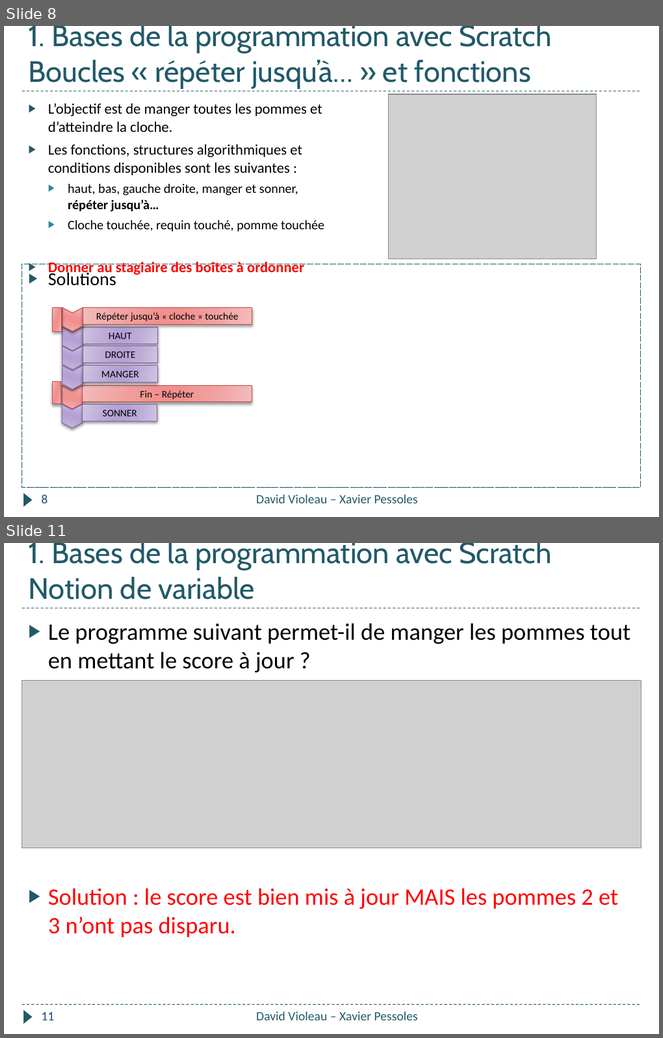
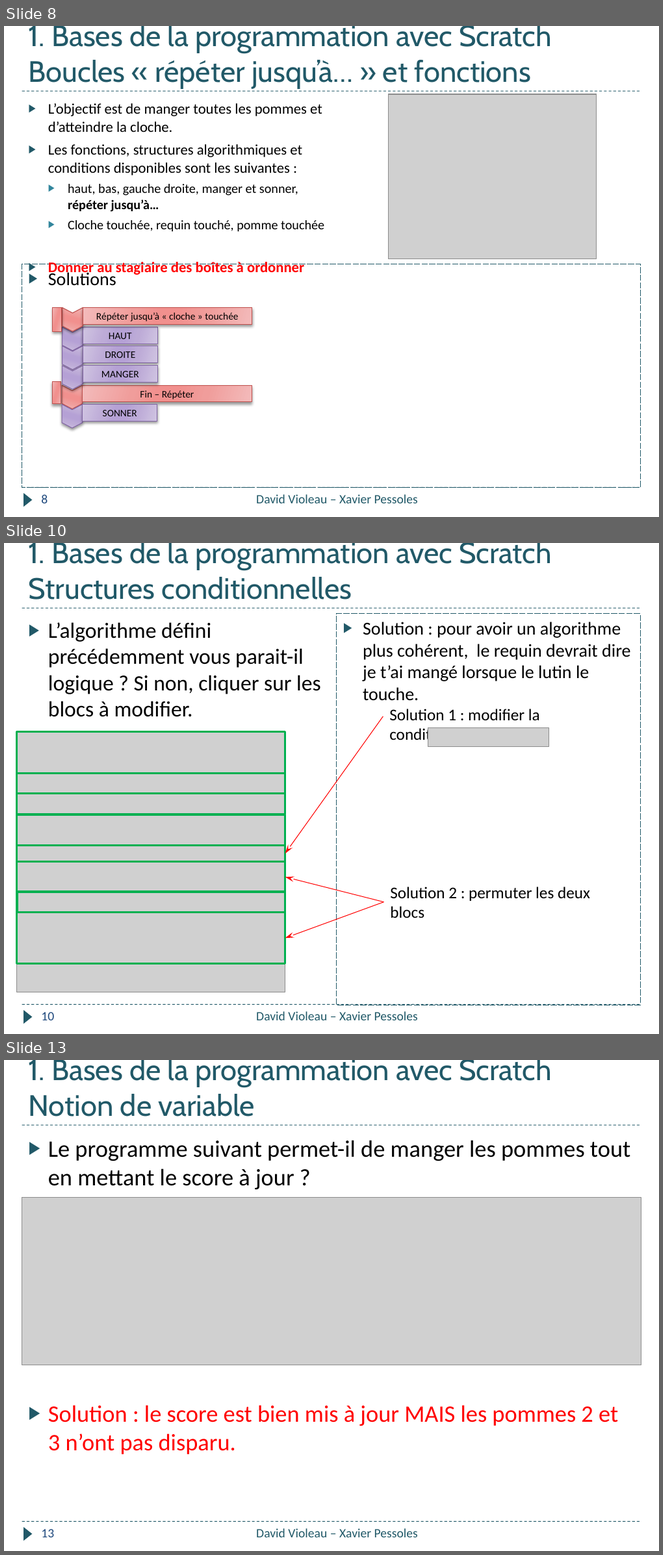
Before and after one commit to xpessoles/Informatique_College, a slide deck: Formation_2018/Quizz_Pomme/Quizz_Pomme.pptx. Shown one above the other, each under a label of ours: slides 8 and 11 before the commit, slides 8, 10 and 13 after it; the slides between them are not shown. The pictures are 663x1038 and 663x1555 pixels, drawn with LibreOffice and Linux fonts; fonts in the diff are those of the drawing; grey boxes stand for pictures. Boxes give left, top, right and bottom in pixels: in the first picture for what was removed or moved away, otherwise in the second. Text is boxed around its words. In the diff, an @@ line names an element or a change of style, - is before the commit and + after.

```diff
--- a/Formation_2018/Quizz_Pomme/Quizz_Pomme.pptx
+++ b/Formation_2018/Quizz_Pomme/Quizz_Pomme.pptx
@@ slide 10 added at (4, 543, 659, 1034), background #FFFFFF; not listed: 3 template elements that a slide beside it also shows @@
@@ title added at (29, 543, 552, 600), 32.4 pt, text #215968 @@
+1. Bases de la programmation avec Scratch
+Structures conditionnelles
@@ rectangle added at (337, 614, 641, 1006), outline #215968 0.75 pt dashed, 20 pt, text #000000 @@
+▶ Solution : pour avoir un algorithme plus cohérent, le requin devrait dire je t’ai mangé lorsque le lutin le touche.
@@ text added at (48, 622, 321, 717), 24 pt, text #000000 @@
+▶ L’algorithme défini précédemment vous parait-il logique ? Si non, cliquer sur les blocs à modifier.
@@ arrow added from (384, 717) to (285, 854), #FF0000 0.75 pt @@
@@ text added at (389, 709, 540, 745), 18 pt, text #000000 @@
+Solution 1 : modifier la condition :
@@ picture added at (17, 731, 285, 991) @@
@@ rectangle added at (17, 731, 285, 773), outline #00B050 2.25 pt @@
@@ picture added at (428, 728, 549, 746) @@
@@ rectangle added at (17, 773, 285, 793), outline #00B050 2.25 pt @@
@@ rectangle added at (17, 794, 285, 814), outline #00B050 2.25 pt @@
@@ rectangle added at (17, 815, 285, 845), outline #00B050 2.25 pt @@
@@ rectangle added at (17, 846, 285, 862), outline #00B050 2.25 pt @@
@@ rectangle added at (17, 862, 285, 892), outline #00B050 2.25 pt @@
@@ rectangle added at (17, 892, 285, 913), outline #00B050 2.25 pt @@
@@ arrow added from (384, 902) to (285, 877), #FF0000 0.75 pt @@
@@ text added at (390, 887, 590, 918), 18 pt, text #000000 @@
+Solution 2 : permuter les deux blocs
@@ rectangle added at (17, 913, 285, 964), outline #00B050 2.25 pt @@
@@ arrow added from (384, 902) to (285, 938), #FF0000 0.75 pt @@
@@ page number added at (41, 1012, 54, 1021), 14 pt, text #1F497D @@
+10
@@ text added at (256, 1012, 418, 1021), 14 pt, text #215968 @@
+David Violeau – Xavier Pessoles
@@ what was slide 11 is now slide 13 @@
@@ page number at (41, 1529, 54, 1538): text changed @@
-11
+13
```
Also in this commit, not shown: 7 slides changed, 1 other slide added, 8 slides removed.
